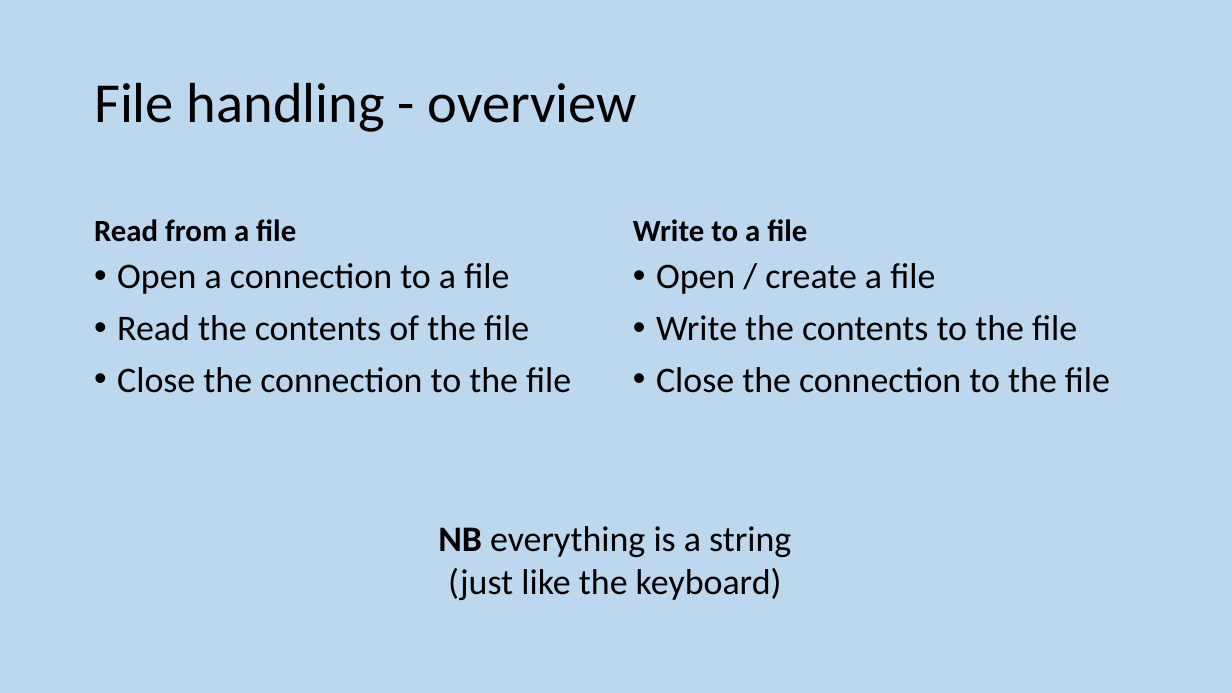
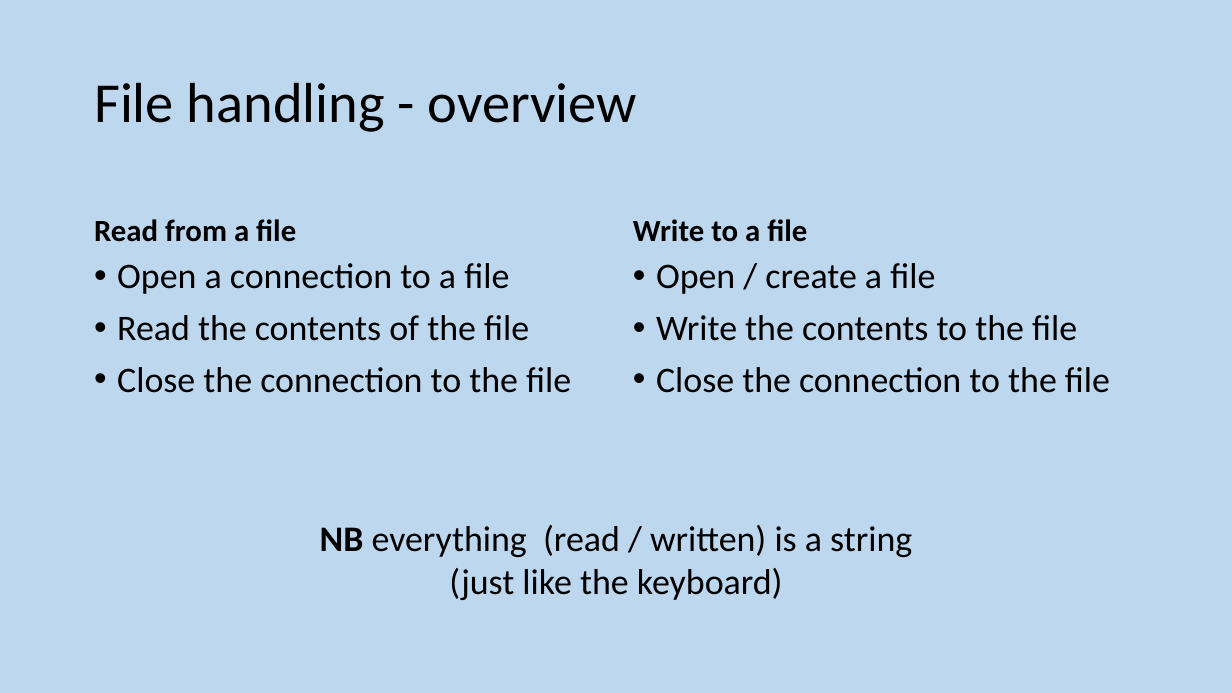
Before and after one commit to MrFriendCS/MrFriendCS.github.io, a slide deck: slide 77 of h-cs/sdd/H CS SDD Slides.pptx (slide 70 before the commit). Drawn at 1232x693 pixels with LibreOffice and Linux fonts; fonts in the diff are those of the drawing. Boxes give left, top, right and bottom in pixels: in the first picture for what was removed or moved away, otherwise in the second. Text is boxed around its words. In the diff, an @@ line names an element or a change of style, - is before the commit and + after.

```diff
--- a/h-cs/sdd/H CS SDD Slides.pptx
+++ b/h-cs/sdd/H CS SDD Slides.pptx
@@ text "NB everything (read / written) ...": place and size @@
-text "NB everything (read / written) ..." at (438, 526, 791, 600)
+text "NB everything (read / written) ..." at (320, 525, 912, 600)
@@ text at (320, 525, 912, 557): text changed @@
-NB everything is a string
+NB everything (read / written) is a string
```
Also in this commit, not shown: 10 other slides changed, 1 slide added, 1 other file.
